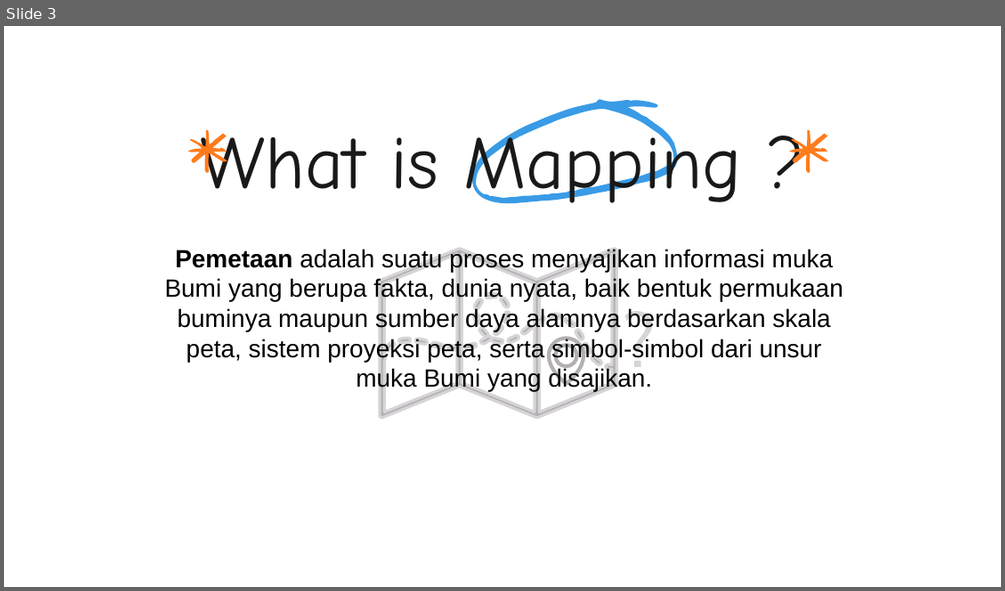
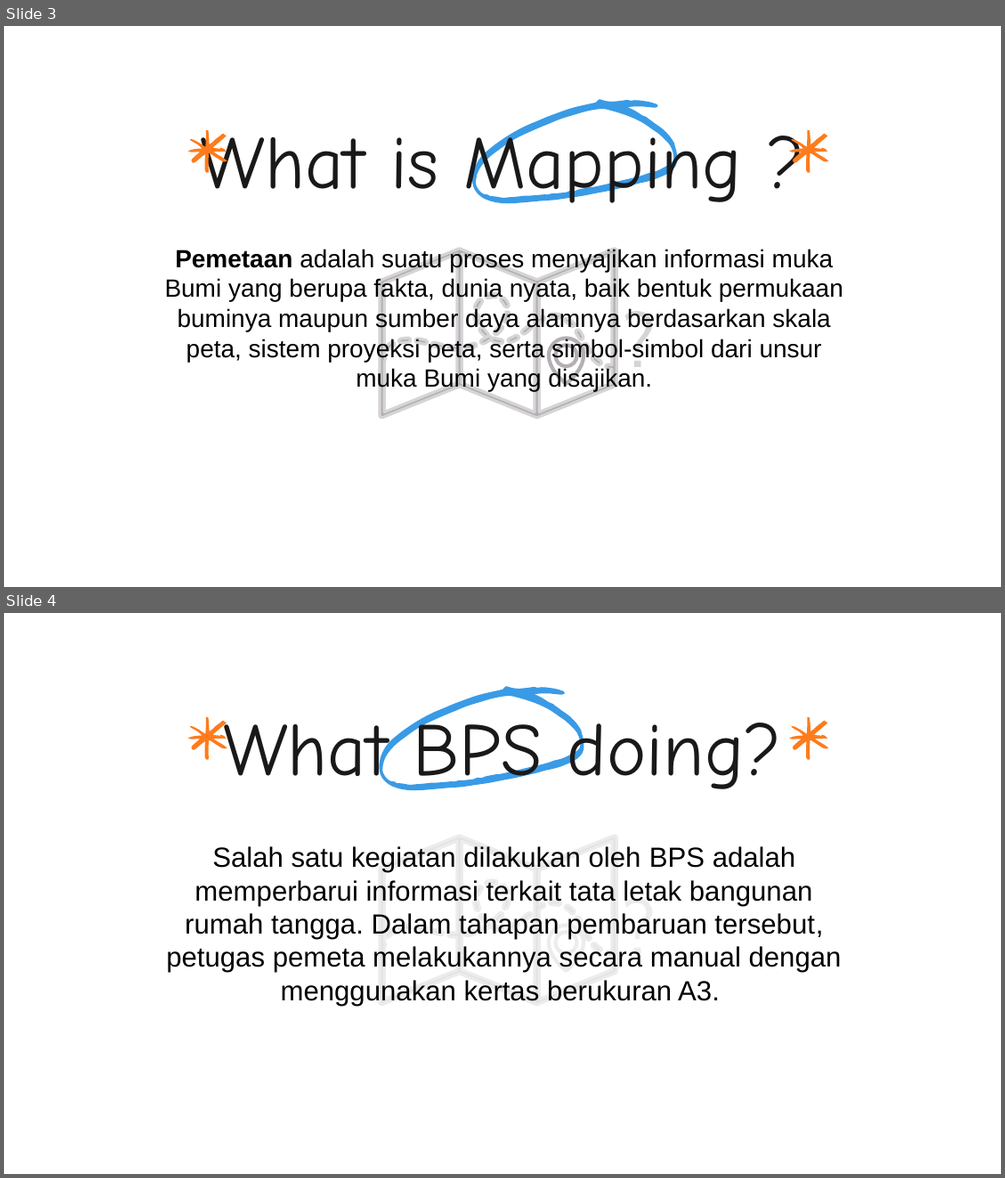
Before and after one commit to rizqillah-pnl/Laporan-Magang, a slide deck: PPT Project Magang - GeoBase.pptx. Shown one above the other, each under a label of ours: slide 3 before the commit, slides 3 and 4 after it. The pictures are 1005x591 and 1005x1178 pixels, drawn with LibreOffice and Linux fonts; fonts in the diff are those of the drawing. Boxes give left, top, right and bottom in pixels: in the first picture for what was removed or moved away, otherwise in the second. Text is boxed around its words. In the diff, an @@ line names an element or a change of style, - is before the commit and + after.

```diff
--- a/PPT Project Magang - GeoBase.pptx
+++ b/PPT Project Magang - GeoBase.pptx
@@ slide 4 added at [4,613,1001,1174], background #FFFFFF @@
@@ freeform shape added at [379,686,584,790], fill #399BE6 @@
@@ freeform shape added at [187,716,226,760], fill #FF7B1B @@
@@ text added at [223,711,782,791], 54 pt, text #191919 @@
+What BPS doing?
@@ freeform shape added at [790,716,828,760], fill #FF7B1B @@
@@ text added at [166,846,841,1005], 20 pt, text #000000 @@
+Salah satu kegiatan dilakukan oleh BPS adalah memperbarui informasi terkait tata letak bangunan rumah tangga. Dalam tahapan pembaruan tersebut, petugas pemeta melakukannya secara manual dengan menggunakan kertas berukuran A3.
@@ freeform shape added at [380,835,617,1004], fill #D6D4D6 at 65% opacity, outline #EDECED 2 pt @@
@@ text added at [584,866,670,968], 54 pt, text #EDECED @@
+?
@@ freeform shape added at [549,925,584,971], fill #EDECED, outline #EDECED 2 pt @@
```
Also in this commit, not shown: 3 slides changed, 3 other slides added, 1 other file.
